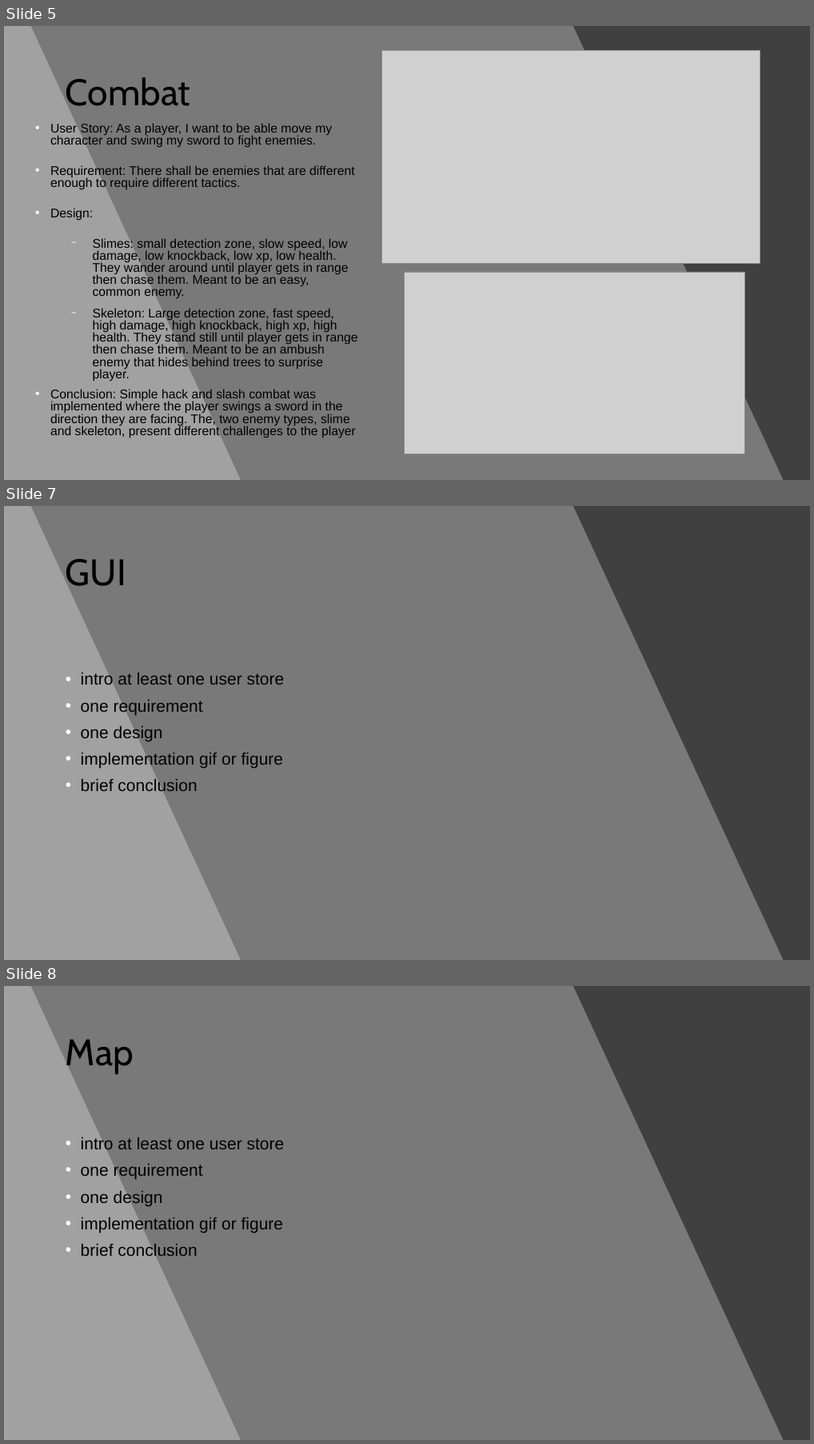
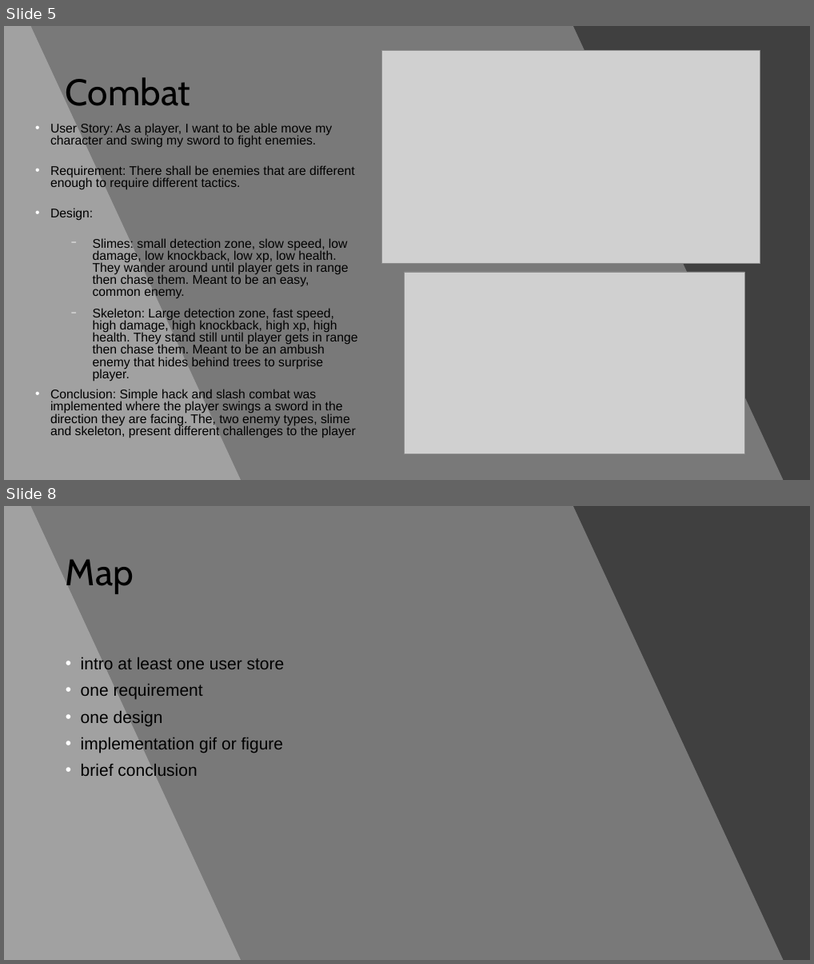
Before and after one commit to WSU-cshimizu/ceg4110-group-project-no-grads, a slide deck: presentation materials/PresentationPowerpoint.pptx. Shown one above the other, each under a label of ours: slides 5, 7 and 8 before the commit, slides 5 and 8 after it; the slides between them are not shown. The pictures are 814x1444 and 814x964 pixels, drawn with LibreOffice and Linux fonts; fonts in the diff are those of the drawing; grey boxes stand for pictures. Boxes give left, top, right and bottom in pixels: in the first picture for what was removed or moved away, otherwise in the second. Text is boxed around its words. In the diff, an @@ line names an element or a change of style, - is before the commit and + after.

```diff
--- a/presentation materials/PresentationPowerpoint.pptx
+++ b/presentation materials/PresentationPowerpoint.pptx
@@ slide 7 removed at [4, 506, 810, 960], background #404040 @@
@@ freeform shape removed at [4, 506, 784, 960] @@
@@ freeform shape removed at [4, 506, 241, 960] @@
@@ title removed at [66, 559, 126, 586] @@
-GUI
@@ text removed at [81, 672, 285, 791] @@
-• intro at least one user store
-• one requirement
-• one design
-• implementation gif or figure
-• brief conclusion
```
Also in this commit, not shown: 1 slide changed, 1 slide added, 2 other files.
